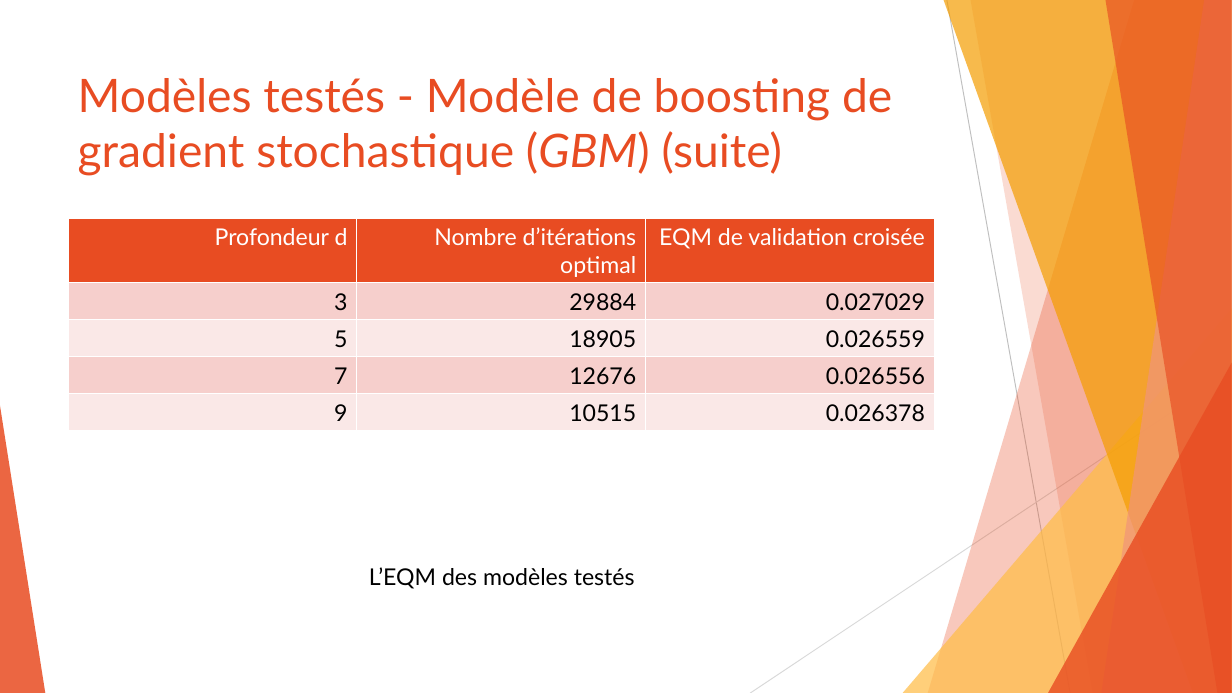
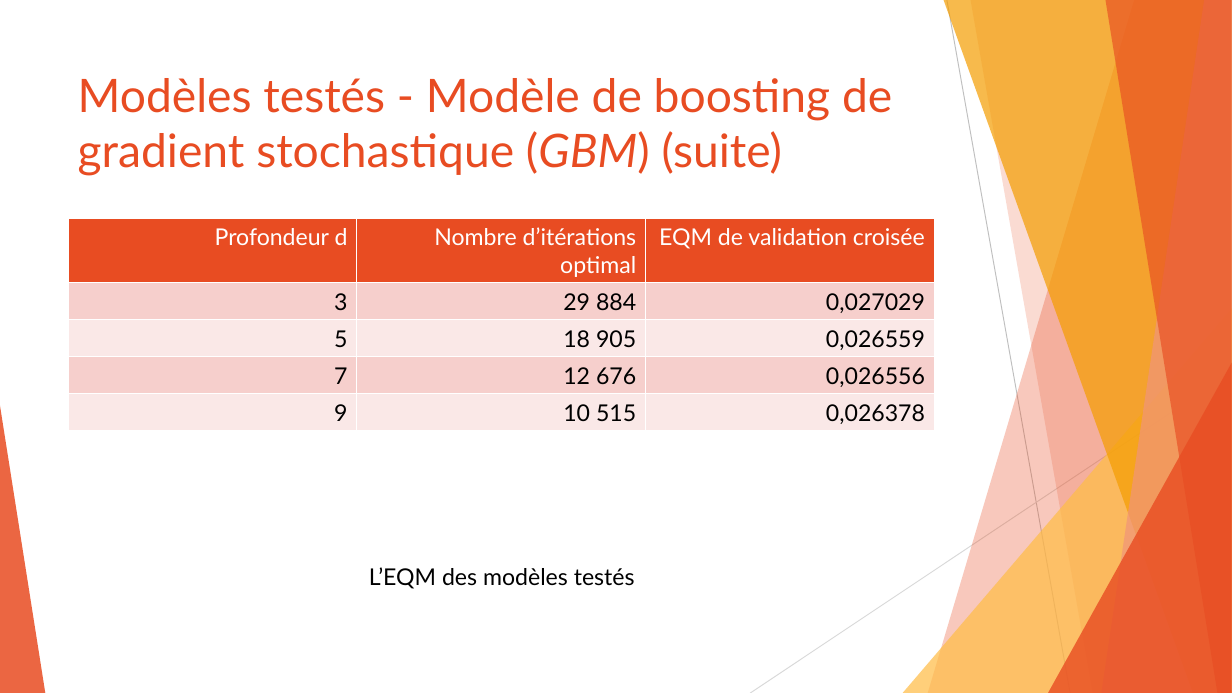
Before and after one commit to SamuelProvencher/TP-Apprentissage, a slide deck: slide 18 of PP.pptx. Drawn at 1232x693 pixels with LibreOffice and Linux fonts; fonts in the diff are those of the drawing. Boxes give left, top, right and bottom in pixels: in the first picture for what was removed or moved away, otherwise in the second. Text is boxed around its words. In the diff, an @@ line names an element or a change of style, - is before the commit and + after.

```diff
--- a/PP.pptx
+++ b/PP.pptx
@@ table at <box>68,218,933,431</box> @@
-row 2, column 2: 29884
+row 2, column 2: 29 884
-row 2, column 3: 0.027029
+row 2, column 3: 0,027029
-row 3, column 2: 18905
+row 3, column 2: 18 905
-row 3, column 3: 0.026559
+row 3, column 3: 0,026559
-row 4, column 2: 12676
+row 4, column 2: 12 676
-row 4, column 3: 0.026556
+row 4, column 3: 0,026556
-row 5, column 2: 10515
+row 5, column 2: 10 515
-row 5, column 3: 0.026378
+row 5, column 3: 0,026378
```
Also in this commit, not shown: 1 other slide changed.
